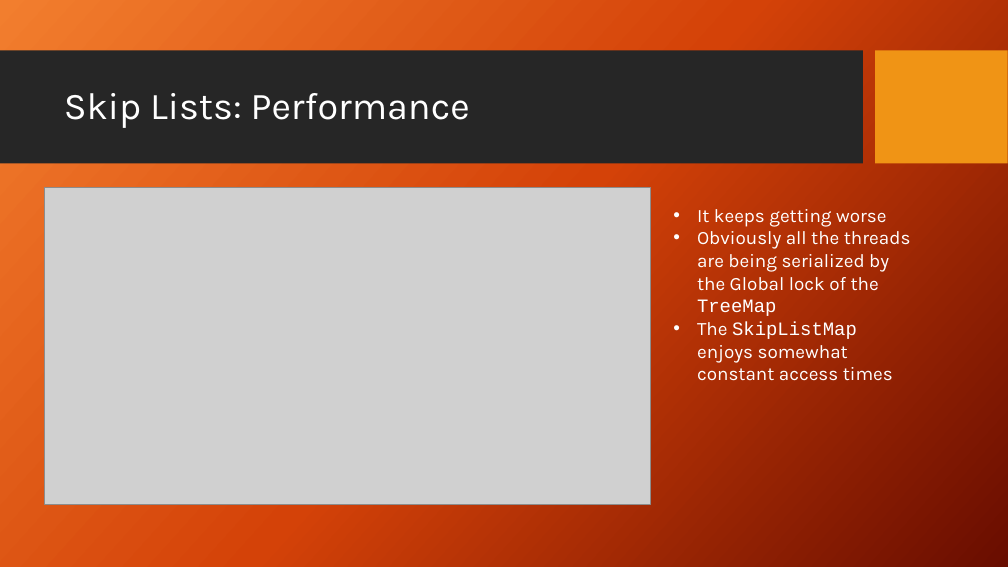
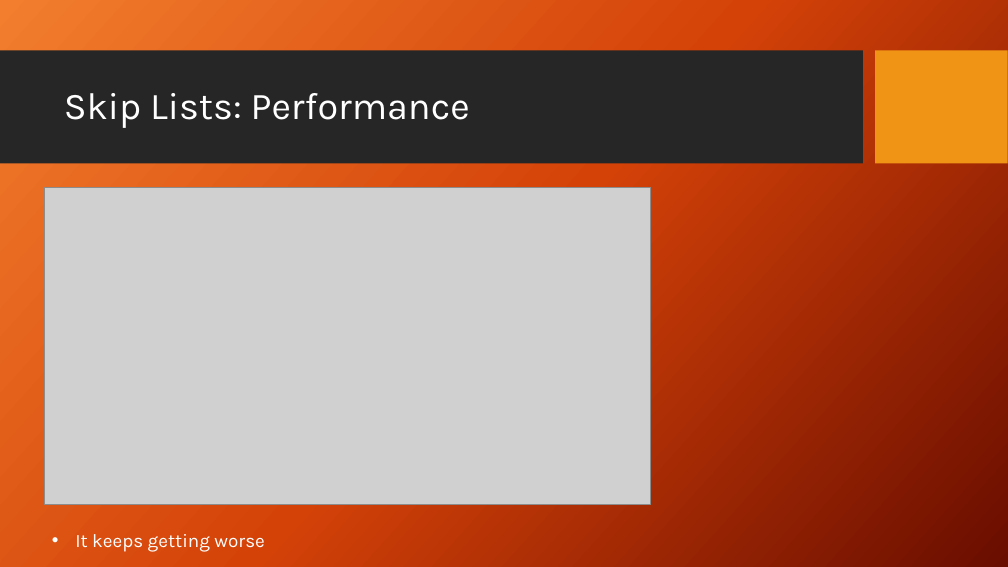
Before and after one commit to DroidX86/skip-stats, a slide deck: slide 38 of seminar.pptx (slide 37 before the commit). Drawn at 1008x567 pixels with LibreOffice and Linux fonts; fonts in the diff are those of the drawing; grey boxes stand for pictures; background and template pictures are left out. Boxes give left, top, right and bottom in pixels: in the first picture for what was removed or moved away, otherwise in the second. Text is boxed around its words. In the diff, an @@ line names an element or a change of style, - is before the commit and + after.

```diff
--- a/seminar.pptx
+++ b/seminar.pptx
@@ text at (697,231,911,381): paragraphs removed @@
-• Obviously all the threads are being serialized by the Global lock of the TreeMap
-• The SkipListMap enjoys somewhat constant access times
@@ text "It keeps getting worse": place and size @@
-text "It keeps getting worse" at (697,209,911,381)
+text "It keeps getting worse" at (75,534,264,552)
```
Also in this commit, not shown: 10 other slides changed, 2 slides added, 1 slide removed, 13 other files.
